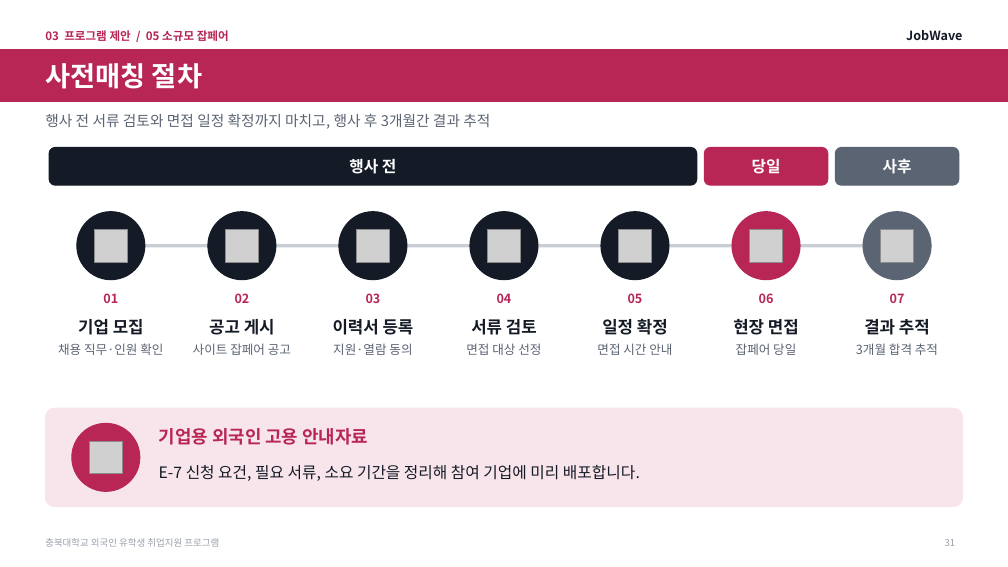
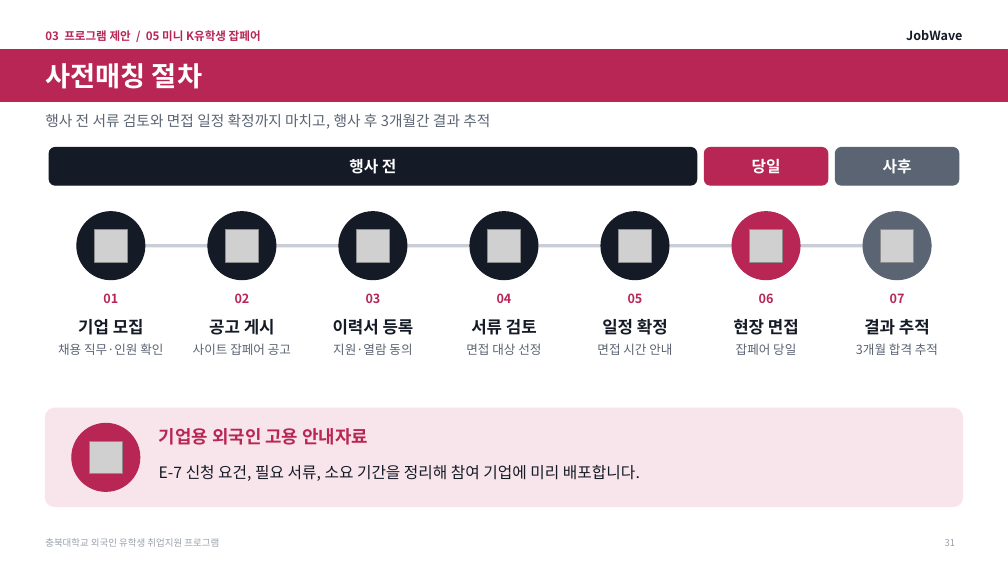
Before and after one commit to job-wave/Codex, a slide deck: slide 31 of output/jobwave-cbnu-proposal/JobWave_proposal_visual.pptx. Drawn at 1008x567 pixels with LibreOffice and Linux fonts; fonts in the diff are those of the drawing; grey boxes stand for pictures. Boxes give left, top, right and bottom in pixels: in the first picture for what was removed or moved away, otherwise in the second. Text is boxed around its words. In the diff, an @@ line names an element or a change of style, - is before the commit and + after.

```diff
--- a/output/jobwave-cbnu-proposal/JobWave_proposal_visual.pptx
+++ b/output/jobwave-cbnu-proposal/JobWave_proposal_visual.pptx
@@ text at <box>45,30,261,41</box>: text changed @@
-03 프로그램 제안 / 05 소규모 잡페어
+03 프로그램 제안 / 05 미니 K유학생 잡페어
```
Also in this commit, not shown: 9 other slides changed, 1 other file.
